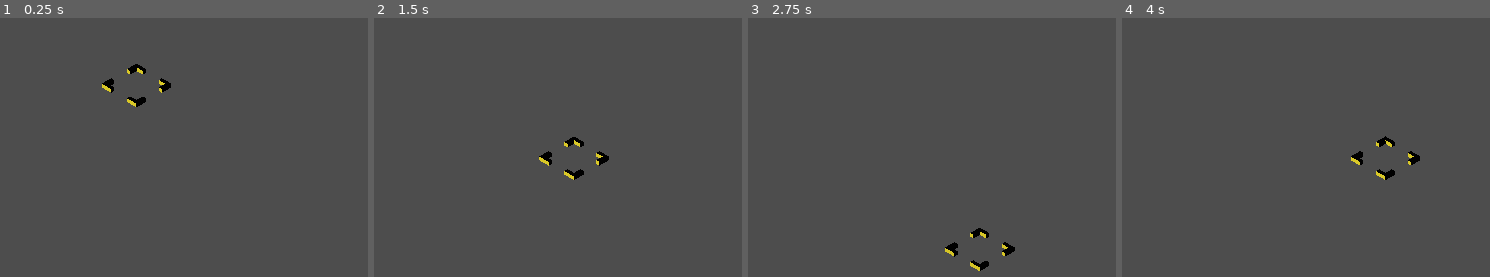
Above: before the commit, frames 1-4 (left to right).
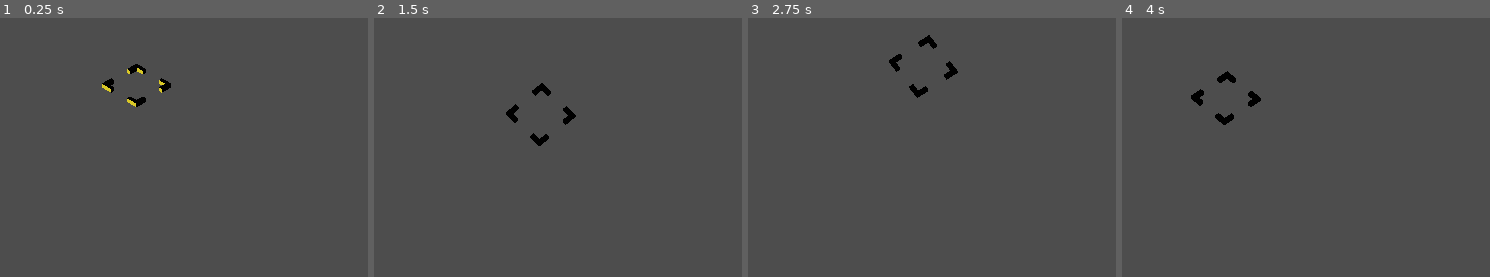
Above: after the commit, the same moments.

Repository: cyntrist/GodotTactics
Game: Godot game, scene res://Scenes/Battle.tscn
Same seed, same stepped clock (60 frames per second), same inputs: the game is played once before the commit and once after it. This scene is started directly instead of the project's main scene.
Inputs (mouse positions are in pixels of both pictures, inside the frame that each line leads up to):
- Up to frame 1 (0.25 s): no input
- Up to frame 2 (1.5 s): tap Enter (fire_1) at 0.5 s; move the mouse to (686, 62) at 0.52 s; hold D (move_right) 0.53-1.28 s; hold Right mouse button (camera_activate) 0.53-1.28 s; tap K (camera_down, bound only after the commit) at 0.8, 1.35 s; move the mouse to (outside the picture) at 1.27 s; hold S (move_down) from 1.28 s (still down)
- Up to frame 3 (2.75 s): tap J (camera_left, bound only after the commit) at 1.55, 2.1 s; move the mouse to (outside the picture) at 2.02 s; release S (move_down) at 2.03 s; hold D (move_right) from 2.03 s (still down); tap L (camera_right, bound only after the commit) at 2.3 s
- Up to frame 4 (4 s): move the mouse to (1217, 175) at 2.77 s; release D (move_right) at 2.78 s; hold W (move_up) 2.78-3.53 s; tap L (camera_right, bound only after the commit) at 2.85 s; tap I (camera_up, bound only after the commit) at 3.05, 3.6 s; move the mouse to (outside the picture) at 3.52 s; hold A (move_left) from 3.53 s (still down); tap Enter (fire_1) at 3.8 s

The runs differ from the first frame. In frame 2, 1.1% of the frame differs, in the area x 35-64%, y 25-63%; in frame 3, 1.1%; in frame 4, 1.1%.

Commit message:
part 3 end

Diff:
--- /dev/null
+++ b/GodotProject/Scripts/Common/Input/ButtonRepeater.gd
@@ -0,0 +1,20 @@
+class_name ButtonRepeater
+
+const _rate: int = 50
+var _next: int
+var _button: String
+
+func _init(limitButton:String):
+	_button = limitButton
+
+func Update():
+	if Input.is_action_just_pressed(_button):
+		_next = Time.get_ticks_msec() + _rate
+		return true
+
+	if Input.is_action_pressed(_button):
+		if Time.get_ticks_msec() > _next:
+			_next = Time.get_ticks_msec() + _rate
+			return true
+
+	return false
--- a/GodotProject/Scripts/Controller/CameraController.gd
+++ b/GodotProject/Scripts/Controller/CameraController.gd
@@ -1,2 +1,84 @@
 extends Node
 class_name CameraController
+
+var _owner: BattleController
+@export var _followSpeed: float = 3.0
+var _follow: Node3D
+
+var _minZoom = 5
+var _maxZoom = 20
+var _zoom = 10
+
+var _minPitch = -90
+var _maxPitch = 0
+
+func _ready():
+	_owner = get_node("../")
+	Zoom(0)
+	AddListeners()
+
+func _exit_tree():
+	RemoveListeners()
+
+func AddListeners():
+	_owner.inputController.cameraZoomEvent.connect(Zoom)
+	_owner.inputController.cameraRotateEvent.connect(Orbit)
+
+func RemoveListeners():
+	_owner.inputController.cameraZoomEvent.disconnect(Zoom)
+	_owner.inputController.cameraRotateEvent.disconnect(Orbit)
+
+func Zoom(scroll: int):
+	_zoom = clamp(_zoom + scroll,_minZoom, _maxZoom )
+
+	if $Heading/Pitch/Camera3D.projection == Camera3D.PROJECTION_ORTHOGONAL:
+		$Heading/Pitch/Camera3D.position.z = 100
+		$Heading/Pitch/Camera3D.size = _zoom
+	else:
+		$Heading/Pitch/Camera3D.position.z = _zoom
+
+func Orbit(direction: Vector2):
+	if direction.x != 0:
+		var headingSpeed = 2
+		var headingAngle = $Heading.rotation.y
+		headingAngle += direction.x * headingSpeed * get_process_delta_time()
+		$Heading.rotation.y = headingAngle
+		while $Heading.rotation.y > deg_to_rad(360):
+			$Heading.rotation.y -= deg_to_rad(720)
+		while $Heading.rotation.y < deg_to_rad(-360):
+			$Heading.rotation.y += deg_to_rad(720)
+
+	if direction.y !=0:
+		var orbitSpeed = 2
+		var vAngle = direction.y
+		var orbitAngle = $Heading/Pitch.rotation.x
+		orbitAngle += direction.y * orbitSpeed * get_process_delta_time()
+		orbitAngle = clamp(orbitAngle,deg_to_rad(_minPitch), deg_to_rad(_maxPitch) )
+		$Heading/Pitch.rotation.x = orbitAngle
+
+func _process(delta):
+	if _follow:
+		self.position = self.position.lerp(_follow.position, _followSpeed * delta)
+
+func setFollow(follow: Node3D):
+	if follow:
+		_follow = follow
+
+func AdjustedMovement(originalPoint:Vector2i):
+	var angle = rad_to_deg($Heading.rotation.y)
+
+	if ((angle >= -45 && angle < 45) || ( angle < -315 || angle >= 315)):
+		return originalPoint
+
+	elif ((angle >= 45 && angle < 130) || ( angle >= -315 && angle < -210 )):
+		return Vector2i( originalPoint.y, originalPoint.x * -1)
+
+	elif ((angle >= 130 && angle < 210) || ( angle >= -210 && angle < -130 )):
+		return Vector2i(originalPoint.x * -1, originalPoint.y * -1)
+
+	elif ((angle >= 210 && angle < 315) || ( angle >= -130 && angle < -45 )):
+		return Vector2i(originalPoint.y * -1, originalPoint.x)
+
+	else:
+		print("Camera angle is wrong: " + str(angle))
+		return originalPoint
--- a/GodotProject/Scripts/Controller/InputController.gd
+++ b/GodotProject/Scripts/Controller/InputController.gd
@@ -1,10 +1,21 @@
 extends Node
 class_name InputController
 
+signal fireEvent(button:int)
+signal quitEvent()
 signal moveEvent(point:Vector2i)
+signal cameraRotateEvent(point:Vector2)
+signal cameraZoomEvent(scroll:int)
 
 var _hor:Repeater = Repeater.new('move_left', 'move_right')
 var _ver:Repeater = Repeater.new('move_up', 'move_down')
+
+var buttons = ['fire_1','fire_2','fire_3','fire_4']
+
+var _camZoomUp:ButtonRepeater = ButtonRepeater.new('zoom_up')
+var _camZoomDown:ButtonRepeater = ButtonRepeater.new('zoom_down')
+
+var _lastMouse:Vector2
 
 func _process(delta):
 	var x = _hor.Update()
@@ -12,3 +23,35 @@
 
 	if x != 0 || y != 0:
 		moveEvent.emit(Vector2i(x,y))
+
+	for i in range(buttons.size()):
+		if Input.is_action_just_pressed(buttons[i]):
+			fireEvent.emit(i)
+
+	if Input.is_action_just_pressed('quit'):
+		quitEvent.emit()
+
+	if _camZoomUp.Update():
+		cameraZoomEvent.emit(-1)
+
+	if _camZoomDown.Update():
+		cameraZoomEvent.emit(1)
+
+	var camX = Input.get_axis('camera_right','camera_left')
+	var camY = Input.get_axis('camera_down', 'camera_up')
+
+	if camX !=0 || camY !=0:
+		cameraRotateEvent.emit(Vector2(camX,camY))
+
+	if Input.is_action_just_pressed('camera_activate'):
+		_lastMouse = get_viewport().get_mouse_position()
+
+	if Input.is_action_pressed('camera_activate'):
+		var currentMouse:Vector2 = get_viewport().get_mouse_position()
+
+		if _lastMouse != currentMouse:
+			var mouseVector:Vector2 = _lastMouse - currentMouse
+			_lastMouse = currentMouse
+			var vectorLimit = 10
+			var newVector:Vector2 = mouseVector/vectorLimit
+			cameraRotateEvent.emit(newVector)
--- a/GodotProject/Scripts/Test/test.gd
+++ b/GodotProject/Scripts/Test/test.gd
@@ -9,15 +9,27 @@
 	_owner.board.LoadMap(saveFile)
 
 	AddListeners()
+	_owner.cameraController.setFollow(_owner.board.marker)
 
 func _exit_tree():
 	RemoveListeners()
 
 func AddListeners():
 	_owner.inputController.moveEvent.connect(OnMove)
+	_owner.inputController.fireEvent.connect(OnFire)
+	_owner.inputController.quitEvent.connect(OnQuit)
 
 func RemoveListeners():
 	_owner.inputController.moveEvent.disconnect(OnMove)
+	_owner.inputController.fireEvent.disconnect(OnFire)
+	_owner.inputController.quitEvent.disconnect(OnQuit)
+
+func OnFire(e:int):
+	print("Fire: " + str(e))
+
+func OnQuit():
+	get_tree().quit()
 
 func OnMove(e:Vector2i):
-	_owner.board.pos += e
+	var rotatedPoint = _owner.cameraController.AdjustedMovement(e)
+	_owner.board.pos += rotatedPoint
--- a/GodotProject/project.godot
+++ b/GodotProject/project.godot
@@ -88,21 +88,25 @@
 camera_left={
 "deadzone": 0.2,
 "events": [Object(InputEventJoypadMotion,"resource_local_to_scene":false,"resource_name":"","device":-1,"axis":2,"axis_value":-1.0,"script":null)
+, Object(InputEventKey,"resource_local_to_scene":false,"resource_name":"","device":-1,"window_id":0,"alt_pressed":false,"shift_pressed":false,"ctrl_pressed":false,"meta_pressed":false,"pressed":false,"keycode":0,"physical_keycode":74,"key_label":0,"unicode":106,"location":0,"echo":false,"script":null)
 ]
 }
 camera_right={
 "deadzone": 0.2,
 "events": [Object(InputEventJoypadMotion,"resource_local_to_scene":false,"resource_name":"","device":-1,"axis":2,"axis_value":1.0,"script":null)
+, Object(InputEventKey,"resource_local_to_scene":false,"resource_name":"","device":-1,"window_id":0,"alt_pressed":false,"shift_pressed":false,"ctrl_pressed":false,"meta_pressed":false,"pressed":false,"keycode":0,"physical_keycode":76,"key_label":0,"unicode":108,"location":0,"echo":false,"script":null)
 ]
 }
 camera_up={
 "deadzone": 0.2,
 "events": [Object(InputEventJoypadMotion,"resource_local_to_scene":false,"resource_name":"","device":-1,"axis":3,"axis_value":-1.0,"script":null)
+, Object(InputEventKey,"resource_local_to_scene":false,"resource_name":"","device":-1,"window_id":0,"alt_pressed":false,"shift_pressed":false,"ctrl_pressed":false,"meta_pressed":false,"pressed":false,"keycode":0,"physical_keycode":73,"key_label":0,"unicode":105,"location":0,"echo":false,"script":null)
 ]
 }
 camera_down={
 "deadzone": 0.2,
 "events": [Object(InputEventJoypadMotion,"resource_local_to_scene":false,"resource_name":"","device":-1,"axis":3,"axis_value":1.0,"script":null)
+, Object(InputEventKey,"resource_local_to_scene":false,"resource_name":"","device":-1,"window_id":0,"alt_pressed":false,"shift_pressed":false,"ctrl_pressed":false,"meta_pressed":false,"pressed":false,"keycode":0,"physical_keycode":75,"key_label":0,"unicode":107,"location":0,"echo":false,"script":null)
 ]
 }
 zoom_up={
Not shown, added: GodotProject/Scripts/Common/Input/ButtonRepeater.gd.uid
